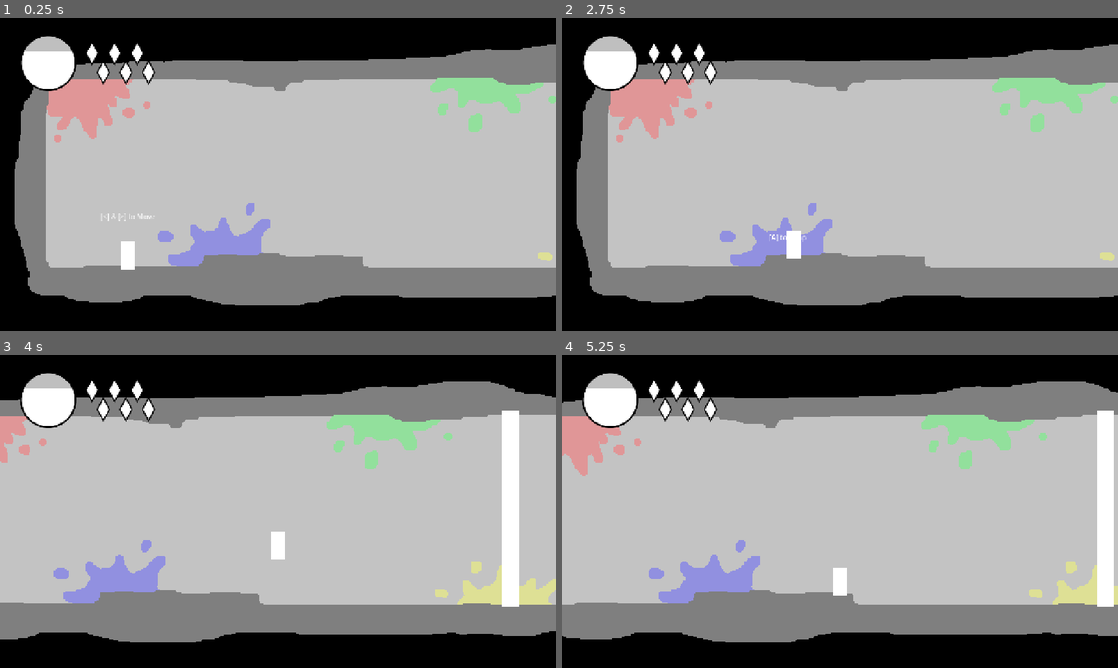
Above: before the commit, frames 1-4 (two rows, left to right).
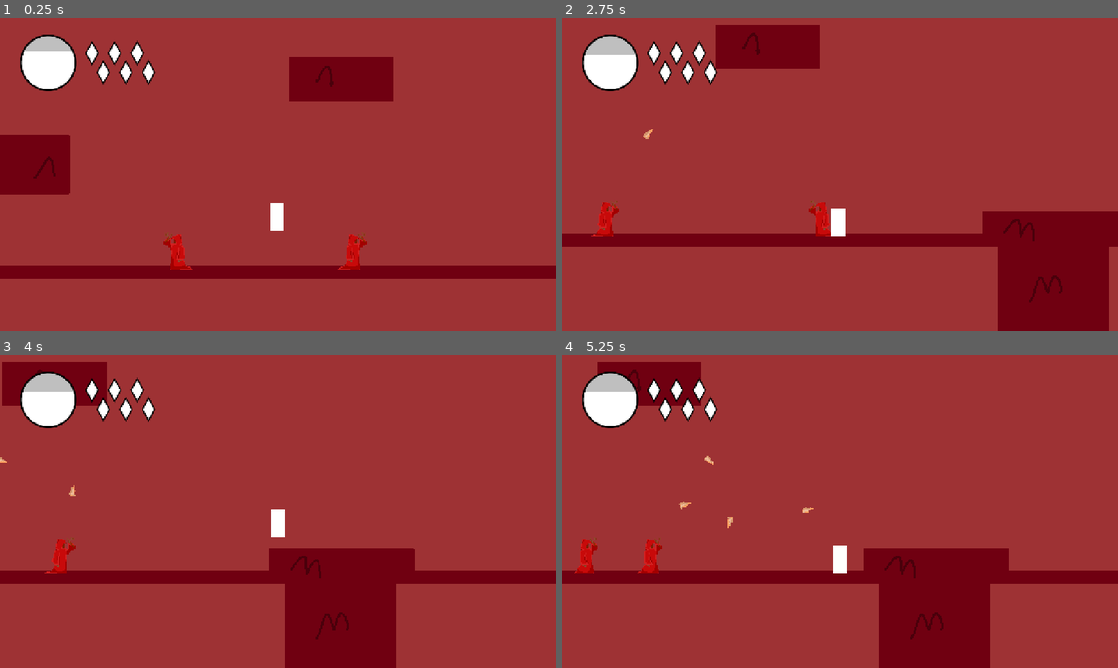
Above: after the commit, the same moments.

Repository: autonomouscrow/color-game
Game: Godot game, scene res://Scenes/Main.tscn
The game is run twice, just before and just after one commit, with the same random seed, the same clock (stepped at 60 frames per second) and the same inputs.
Inputs:
- Up to frame 1 (0.25 s): no input
- Up to frame 2 (2.75 s): hold X (heal) 0.53-1.28 s; hold Right (move_right) 0.53-2.03 s; tap A (jump) at 0.77, 1.52 s; tap Ctrl (burst) at 1.35 s; tap X (heal) at 1.55 s; hold Left (move_left) from 2.03 s (still down); hold X (heal) from 2.03 s (still down); tap E (color_blue) at 2.1 s
- Up to frame 3 (4 s): release Left (move_left) at 2.78 s; release X (heal) at 2.78 s; hold Right (move_right) from 2.78 s (still down); tap F (color_green) at 2.85 s; tap A (jump) at 3.02, 3.77 s; tap X (heal) at 3.05 s; hold X (heal) from 3.53 s (still down); tap W (color_red) at 3.6 s
- Up to frame 4 (5.25 s): release Right (move_right) at 4.28 s; release X (heal) at 4.28 s; hold Left (move_left) 4.28-5.03 s; tap Q (color_white) at 4.35 s; tap A (jump) at 4.52 s; tap X (heal) at 4.55 s; hold Right (move_right) from 5.03 s (still down); hold X (heal) from 5.03 s (still down); tap R (color_yellow) at 5.1 s

The runs differ from the first frame. In frame 1, 98% of the frame differs, in the area x 0-100%, y 0-100%; in frame 2, 98%; in frame 3, 98%; in frame 4, 98%.

Commit message:
added art

Diff:
--- a/Scenes/Main.tscn
+++ b/Scenes/Main.tscn
@@ -5,6 +5,7 @@
 [ext_resource type="PackedScene" uid="uid://castvwqi4rwud" path="res://Scenes/RoomSkeff.tscn" id="2_kln2b"]
 [ext_resource type="PackedScene" uid="uid://b7xkvd58w1xgu" path="res://Scenes/HUD.tscn" id="3_hud"]
 [ext_resource type="Script" uid="uid://bbq5dbxu3ek3q" path="res://Scenes/CameraManager.gd" id="4_pbw6q"]
+[ext_resource type="PackedScene" uid="uid://cfoaofavv0p2o" path="res://Scenes/Rooms/red_1.tscn" id="11_c4ay3"]
 [ext_resource type="PackedScene" uid="uid://cj21ahglvgpf8" path="res://Scenes/Rooms/start.tscn" id="13_5jffn"]
 
 [node name="Main" type="Node2D" unique_id=396947077]
@@ -20,10 +21,12 @@
 
 [node name="RoomContainer" type="Node2D" parent="." unique_id=311234013]
 
+[node name="Red1" parent="RoomContainer" unique_id=1782557211 instance=ExtResource("11_c4ay3")]
+
 [node name="Start" parent="RoomContainer" unique_id=118567636 instance=ExtResource("13_5jffn")]
 
 [node name="Hue" parent="." unique_id=1902301394 groups=["Player"] instance=ExtResource("1_idj7w")]
-position = Vector2(-2848, 561)
+position = Vector2(3760, -4386)
 health = 70.0
 mp = 6
 
--- a/Scenes/Prefabs/Craw.tscn
+++ b/Scenes/Prefabs/Craw.tscn
@@ -1,6 +1,7 @@
 [gd_scene format=3 uid="uid://bvbkoiedl4jtg"]
 
 [ext_resource type="Script" uid="uid://du60s5p8qjtr1" path="res://Scripts/craw.gd" id="1_g60cy"]
+[ext_resource type="Texture2D" uid="uid://dhte5oqt32a4t" path="res://Craw.png" id="2_3oq41"]
 
 [sub_resource type="CircleShape2D" id="CircleShape2D_x3acn"]
 radius = 231.03462
@@ -9,10 +10,47 @@
 
 [sub_resource type="CircleShape2D" id="CircleShape2D_t53hv"]
 
+[sub_resource type="AtlasTexture" id="AtlasTexture_dvulv"]
+atlas = ExtResource("2_3oq41")
+region = Rect2(0, 0, 64, 64)
+
+[sub_resource type="AtlasTexture" id="AtlasTexture_lu7nn"]
+atlas = ExtResource("2_3oq41")
+region = Rect2(64, 0, 64, 64)
+
+[sub_resource type="AtlasTexture" id="AtlasTexture_kfjt2"]
+atlas = ExtResource("2_3oq41")
+region = Rect2(0, 64, 64, 64)
+
+[sub_resource type="AtlasTexture" id="AtlasTexture_gkcf6"]
+atlas = ExtResource("2_3oq41")
+region = Rect2(64, 64, 64, 64)
+
+[sub_resource type="SpriteFrames" id="SpriteFrames_x3acn"]
+animations = [{
+"frames": [{
+"duration": 1.0,
+"texture": SubResource("AtlasTexture_dvulv")
+}, {
+"duration": 1.0,
+"texture": SubResource("AtlasTexture_lu7nn")
+}, {
+"duration": 1.0,
+"texture": SubResource("AtlasTexture_kfjt2")
+}, {
+"duration": 1.0,
+"texture": SubResource("AtlasTexture_gkcf6")
+}],
+"loop": 1,
+"name": &"default",
+"speed": 5.0
+}]
+
 [node name="Craw" type="CharacterBody2D" unique_id=2060975062 groups=["enemy"]]
 script = ExtResource("1_g60cy")
 
 [node name="ColorRect" type="ColorRect" parent="." unique_id=663994427]
+visible = false
 offset_left = -20.0
 offset_top = -20.0
 offset_right = 20.0
@@ -32,13 +70,18 @@
 [node name="Hitbox2" type="Area2D" parent="." unique_id=243738800]
 
 [node name="Hitbox" type="CollisionShape2D" parent="Hitbox2" unique_id=847005788]
-scale = Vector2(1.8411453, 1.8411453)
+scale = Vector2(4.0411463, 1.8411453)
 shape = SubResource("RectangleShape2D_x3acn")
 
 [node name="Body" type="CollisionShape2D" parent="." unique_id=401692203]
 scale = Vector2(1.6800008, 1.6800008)
 shape = SubResource("CircleShape2D_t53hv")
 
+[node name="AnimatedSprite2D" type="AnimatedSprite2D" parent="." unique_id=1463601267]
+scale = Vector2(1.7398641, 1.7398641)
+sprite_frames = SubResource("SpriteFrames_x3acn")
+autoplay = "default"
+
 [connection signal="body_entered" from="DetectionArea" to="." method="_on_body_entered"]
 [connection signal="body_exited" from="DetectionArea" to="." method="_on_body_exited"]
 [connection signal="body_entered" from="Hitbox2" to="." method="_on_hitbox_2_body_entered"]
--- a/Scenes/Prefabs/Diver.tscn
+++ b/Scenes/Prefabs/Diver.tscn
@@ -1,6 +1,7 @@
 [gd_scene format=3 uid="uid://qwq2dgsgx5d2"]
 
 [ext_resource type="Script" uid="uid://b0voyayrgn8t7" path="res://Scripts/diver.gd" id="1_diver"]
+[ext_resource type="Texture2D" uid="uid://p1fi6bwbolxw" path="res://Diver.png" id="2_cdy4c"]
 
 [sub_resource type="RectangleShape2D" id="RectangleShape2D_body"]
 size = Vector2(30, 62)
@@ -14,6 +15,42 @@
 [sub_resource type="RectangleShape2D" id="RectangleShape2D_contact"]
 size = Vector2(32, 64)
 
+[sub_resource type="AtlasTexture" id="AtlasTexture_71pjq"]
+atlas = ExtResource("2_cdy4c")
+region = Rect2(0, 64, 64, 64)
+
+[sub_resource type="AtlasTexture" id="AtlasTexture_vxv4m"]
+atlas = ExtResource("2_cdy4c")
+region = Rect2(64, 64, 64, 64)
+
+[sub_resource type="AtlasTexture" id="AtlasTexture_7rq3x"]
+atlas = ExtResource("2_cdy4c")
+region = Rect2(64, 0, 64, 64)
+
+[sub_resource type="AtlasTexture" id="AtlasTexture_m6g8x"]
+atlas = ExtResource("2_cdy4c")
+region = Rect2(0, 0, 64, 64)
+
+[sub_resource type="SpriteFrames" id="SpriteFrames_x3acn"]
+animations = [{
+"frames": [{
+"duration": 1.0,
+"texture": SubResource("AtlasTexture_71pjq")
+}, {
+"duration": 1.0,
+"texture": SubResource("AtlasTexture_vxv4m")
+}, {
+"duration": 1.0,
+"texture": SubResource("AtlasTexture_7rq3x")
+}, {
+"duration": 1.0,
+"texture": SubResource("AtlasTexture_m6g8x")
+}],
+"loop": 1,
+"name": &"default",
+"speed": 5.0
+}]
+
 [node name="Diver" type="CharacterBody2D" unique_id=516101857 groups=["enemy"]]
 script = ExtResource("1_diver")
 contact_damage = 5
@@ -23,6 +60,7 @@
 shape = SubResource("RectangleShape2D_body")
 
 [node name="Color" type="ColorRect" parent="." unique_id=540170603]
+visible = false
 offset_left = -16.0
 offset_top = -32.0
 offset_right = 16.0
@@ -52,6 +90,12 @@
 [node name="CollisionShape2D" type="CollisionShape2D" parent="Area2D" unique_id=1728827470]
 shape = SubResource("RectangleShape2D_contact")
 
+[node name="AnimatedSprite2D" type="AnimatedSprite2D" parent="." unique_id=497904892]
+position = Vector2(-2, -6)
+scale = Vector2(1.4799984, 1.4799984)
+sprite_frames = SubResource("SpriteFrames_x3acn")
+autoplay = "default"
+
 [connection signal="body_entered" from="DetectionArea" to="." method="_on_detection_body_entered"]
 [connection signal="body_exited" from="DetectionArea" to="." method="_on_detection_body_exited"]
 [connection signal="body_entered" from="JumpArea" to="." method="_on_jump_area_body_entered"]
--- a/Scenes/Prefabs/PaperAirplane.tscn
+++ b/Scenes/Prefabs/PaperAirplane.tscn
@@ -1,9 +1,25 @@
 [gd_scene format=3 uid="uid://clgdbgwdxlmio"]
 
 [ext_resource type="Script" uid="uid://dm1fckrwju30f" path="res://Scripts/paper_airplane.gd" id="1_plane"]
+[ext_resource type="Texture2D" uid="uid://c75uqq7p7u4bf" path="res://PaperAirplaine.png" id="2_vwn3c"]
 
 [sub_resource type="RectangleShape2D" id="RectangleShape2D_plane"]
 size = Vector2(20, 10)
+
+[sub_resource type="AtlasTexture" id="AtlasTexture_6hmxc"]
+atlas = ExtResource("2_vwn3c")
+region = Rect2(0, 0, 64, 64)
+
+[sub_resource type="SpriteFrames" id="SpriteFrames_x3acn"]
+animations = [{
+"frames": [{
+"duration": 1.0,
+"texture": SubResource("AtlasTexture_6hmxc")
+}],
+"loop": 1,
+"name": &"default",
+"speed": 5.0
+}]
 
 [node name="PaperAirplane" type="Area2D" unique_id=1670774133]
 script = ExtResource("1_plane")
@@ -12,9 +28,16 @@
 shape = SubResource("RectangleShape2D_plane")
 
 [node name="Color" type="ColorRect" parent="." unique_id=19807216]
+visible = false
 offset_left = -10.0
 offset_top = -5.0
 offset_right = 10.0
 offset_bottom = 5.0
 mouse_filter = 2
 color = Color(0.95, 0.95, 0.9, 1)
+
+[node name="AnimatedSprite2D" type="AnimatedSprite2D" parent="." unique_id=1195814099]
+position = Vector2(-1.0000001, 5)
+scale = Vector2(-2.36, 2.36)
+sprite_frames = SubResource("SpriteFrames_x3acn")
+autoplay = "default"
--- a/Scenes/Prefabs/PaperAirplaneThrower.tscn
+++ b/Scenes/Prefabs/PaperAirplaneThrower.tscn
@@ -1,6 +1,7 @@
 [gd_scene format=3 uid="uid://ctaww7bptkekr"]
 
 [ext_resource type="Script" uid="uid://cws3j3jx4uba0" path="res://Scripts/paper_airplane_thrower.gd" id="1_thrower"]
+[ext_resource type="Texture2D" uid="uid://8n1lu2nsgtvc" path="res://PaperAirplaineThrower.png" id="2_irvdt"]
 
 [sub_resource type="RectangleShape2D" id="RectangleShape2D_thrower"]
 size = Vector2(30, 62)
@@ -17,6 +18,42 @@
 [sub_resource type="RectangleShape2D" id="RectangleShape2D_x3acn"]
 size = Vector2(32, 64)
 
+[sub_resource type="AtlasTexture" id="AtlasTexture_a01tq"]
+atlas = ExtResource("2_irvdt")
+region = Rect2(0, 0, 64, 64)
+
+[sub_resource type="AtlasTexture" id="AtlasTexture_1ma4o"]
+atlas = ExtResource("2_irvdt")
+region = Rect2(0, 64, 64, 64)
+
+[sub_resource type="AtlasTexture" id="AtlasTexture_qv30s"]
+atlas = ExtResource("2_irvdt")
+region = Rect2(64, 0, 64, 64)
+
+[sub_resource type="AtlasTexture" id="AtlasTexture_4r4fs"]
+atlas = ExtResource("2_irvdt")
+region = Rect2(64, 64, 64, 64)
+
+[sub_resource type="SpriteFrames" id="SpriteFrames_x3acn"]
+animations = [{
+"frames": [{
+"duration": 1.0,
+"texture": SubResource("AtlasTexture_a01tq")
+}, {
+"duration": 1.0,
+"texture": SubResource("AtlasTexture_1ma4o")
+}, {
+"duration": 1.0,
+"texture": SubResource("AtlasTexture_qv30s")
+}, {
+"duration": 1.0,
+"texture": SubResource("AtlasTexture_4r4fs")
+}],
+"loop": 1,
+"name": &"default",
+"speed": 5.0
+}]
+
 [node name="PaperAirplaneThrower" type="CharacterBody2D" unique_id=499016071 groups=["enemy"]]
 script = ExtResource("1_thrower")
 max_health = 50
@@ -25,6 +62,7 @@
 shape = SubResource("RectangleShape2D_thrower")
 
 [node name="Color" type="ColorRect" parent="." unique_id=1067138784]
+visible = false
 offset_left = -16.0
 offset_top = -32.0
 offset_right = 16.0
@@ -58,6 +96,12 @@
 [node name="CollisionShape2D" type="CollisionShape2D" parent="Area2D" unique_id=924123149]
 shape = SubResource("RectangleShape2D_x3acn")
 
+[node name="AnimatedSprite2D" type="AnimatedSprite2D" parent="." unique_id=1464095690]
+position = Vector2(8, -25)
+scale = Vector2(2.3199995, 2.3199995)
+sprite_frames = SubResource("SpriteFrames_x3acn")
+autoplay = "default"
+
 [connection signal="body_entered" from="DetectionArea" to="." method="_on_detection_body_entered"]
 [connection signal="body_exited" from="DetectionArea" to="." method="_on_detection_body_exited"]
 [connection signal="body_entered" from="ThrowArea" to="." method="_on_throw_area_body_entered"]
--- a/Scenes/Rooms/Blue1.tscn
+++ b/Scenes/Rooms/Blue1.tscn
@@ -1,6 +1,7 @@
 [gd_scene format=3 uid="uid://c5h4o4wir0f08"]
 
 [ext_resource type="Script" uid="uid://dkhpmj78ce0lx" path="res://Scripts/Room.gd" id="1_6x4te"]
+[ext_resource type="Texture2D" uid="uid://bqqpy5unxkh5s" path="res://blue1.png" id="2_8bakv"]
 [ext_resource type="PackedScene" uid="uid://cdiaroodhyb5v" path="res://Scenes/Prefabs/DamageBlock.tscn" id="5_dox6h"]
 [ext_resource type="PackedScene" uid="uid://qwq2dgsgx5d2" path="res://Scenes/Prefabs/Diver.tscn" id="6_ovws3"]
 [ext_resource type="PackedScene" uid="uid://bg20reqytwww4" path="res://Scenes/Prefabs/slidy_boi.tscn" id="7_dlvn0"]
@@ -18,6 +19,11 @@
 script = ExtResource("1_6x4te")
 EnemyObjects = [NodePath("Diver"), NodePath("SlidyBoi"), NodePath("SlidyBoi2"), NodePath("Diver2"), NodePath("Diver3"), …(969 unchanged characters)…
 
+[node name="Blue1" type="Sprite2D" parent="." unique_id=490938604]
+position = Vector2(9564, -5161)
+scale = Vector2(1, 1.013)
+texture = ExtResource("2_8bakv")
+
 [node name="RoomBoundry" parent="." unique_id=2141509462 instance=ExtResource("8_x6fen")]
 position = Vector2(10109, -5272)
 scale = Vector2(150.8, 232.84001)
--- a/Scenes/Rooms/red_2.tscn
+++ b/Scenes/Rooms/red_2.tscn
@@ -2,6 +2,7 @@
 
 [ext_resource type="Script" uid="uid://dkhpmj78ce0lx" path="res://Scripts/Room.gd" id="1_2vpxa"]
 [ext_resource type="PackedScene" uid="uid://b5ve86daq1wpt" path="res://Scenes/room_boundry.tscn" id="2_dyo1k"]
+[ext_resource type="Texture2D" uid="uid://bp4oeskev3qfh" path="res://red2.png" id="2_j2m38"]
 [ext_resource type="PackedScene" uid="uid://b7owcqgbcb5fa" path="res://Scenes/roomExit.tscn" id="2_xmy5j"]
 [ext_resource type="PackedScene" uid="uid://bbreqjvxwbsbw" path="res://SolidBox.tscn" id="3_xmy5j"]
 [ext_resource type="PackedScene" uid="uid://k6kpr2pmhh05" path="res://Scenes/Prefabs/canvas.tscn" id="4_cjpqh"]
@@ -14,11 +15,15 @@
 [ext_resource type="PackedScene" uid="uid://wgfe6wtvypdf" path="res://color_crystal.tscn" id="12_rmh61"]
 [ext_resource type="PackedScene" uid="uid://btcp03ywrwyyn" path="res://ancestors.tscn" id="13_iyu5w"]
 [ext_resource type="PackedScene" path="res://Scenes/Prefabs/ColorZone.tscn" id="14_3mawc"]
-[ext_resource type="Texture2D" uid="uid://xd7vfkcooch0" path="res://Hue_White_Spritesheet.png" id="15_j2m38"]
 
 [node name="Red2" type="Node2D" unique_id=493293217 node_paths=PackedStringArray("EnemyObjects") groups=["Room"]]
 script = ExtResource("1_2vpxa")
 EnemyObjects = [NodePath("enemies/PaperAirplaneThrower"), NodePath("enemies/PaperAirplaneThrower2"), NodePath("enemies/ …(1035 unchanged characters)…
+
+[node name="Red2" type="Sprite2D" parent="." unique_id=462252083]
+position = Vector2(3708.0002, -9047)
+scale = Vector2(1.015, 1.015)
+texture = ExtResource("2_j2m38")
 
 [node name="RoomBoundry" parent="." unique_id=2141509462 instance=ExtResource("2_dyo1k")]
 visible = false
@@ -524,7 +529,6 @@
 scale = Vector2(0.15060246, 17.959978)
 
 [node name="enemies" type="Node2D" parent="." unique_id=949844764]
-visible = false
 position = Vector2(3970, -8623)
 
 [node name="PaperAirplaneThrower" parent="enemies" unique_id=499016071 instance=ExtResource("6_f1ljr")]
@@ -724,7 +728,3 @@
 
 [node name="ColorZone6" parent="." unique_id=1043433047 instance=ExtResource("14_3mawc")]
 position = Vector2(3152, -10915)
-
-[node name="HueWhiteSpritesheet" type="Sprite2D" parent="." unique_id=1932007130]
-position = Vector2(2648, -6762)
-texture = ExtResource("15_j2m38")
--- a/Scripts/breakable_wall.gd
+++ b/Scripts/breakable_wall.gd
@@ -8,5 +8,5 @@
 func _physics_process(delta: float) -> void:
 	if health > 0:
 		healthPercent = float(health) / max_health
-		var shade: int = 0 + (healthPercent * 255)
+		var shade: int = 0 + (healthPercent * 255 - 100)
 		color.color = Color8(shade, shade, shade, 255)
--- a/Scripts/paper_airplane_thrower.gd
+++ b/Scripts/paper_airplane_thrower.gd
@@ -43,6 +43,11 @@
 	throw_timer.wait_time = throw_cooldown
 
 func _physics_process(delta: float) -> void:
+	if detected_player != null:
+		if detected_player.global_position.x > global_position.x:
+			$AnimatedSprite2D.flip_h = true
+		else:
+			$AnimatedSprite2D.flip_h = false
 	var seen_player: Node2D = detected_player if can_see(detected_player) else null
 	if seen_player != player:
 		player = seen_player
@@ -65,6 +70,7 @@
 				side = 1.0
 			if in_too_close_area:
 				velocity.x = side * move_speed
+				$AnimatedSprite2D.flip_h = not $AnimatedSprite2D.flip_h
 			elif not in_throw_area:
 				velocity.x = -side * move_speed
 			else:
Binary file added: Craw.png
Not shown, added: Craw.png.import
Binary file added: Diver.png
Not shown, added: Diver.png.import
Binary file added: PaperAirplaine.png
Not shown, added: PaperAirplaine.png.import
Binary file added: PaperAirplaineThrower.png
Not shown, added: PaperAirplaineThrower.png.import
Binary file added: blue1.png
Not shown, added: blue1.png.import
Binary file added: red2.png
Not shown, added: red2.png.import
(and 2 more such lines)
